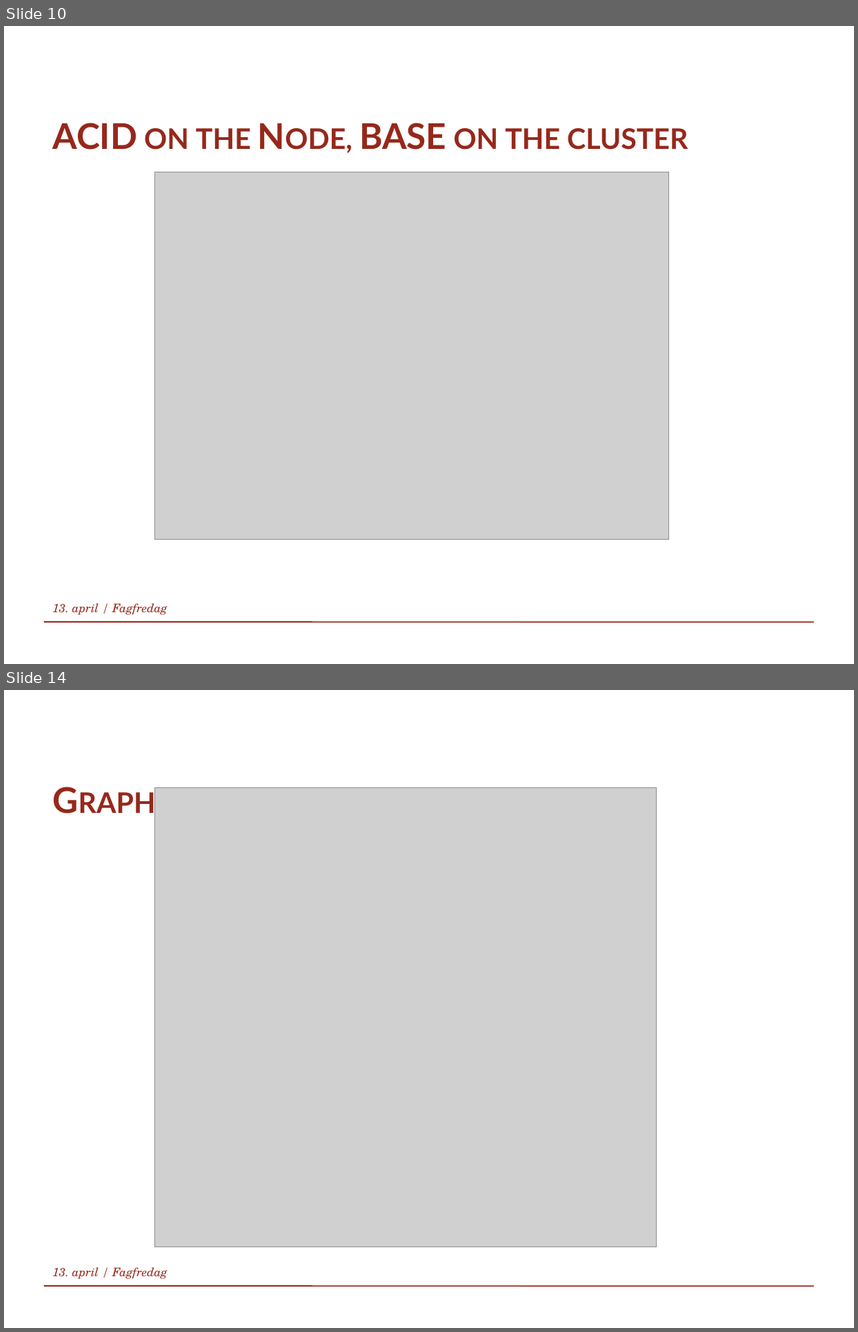
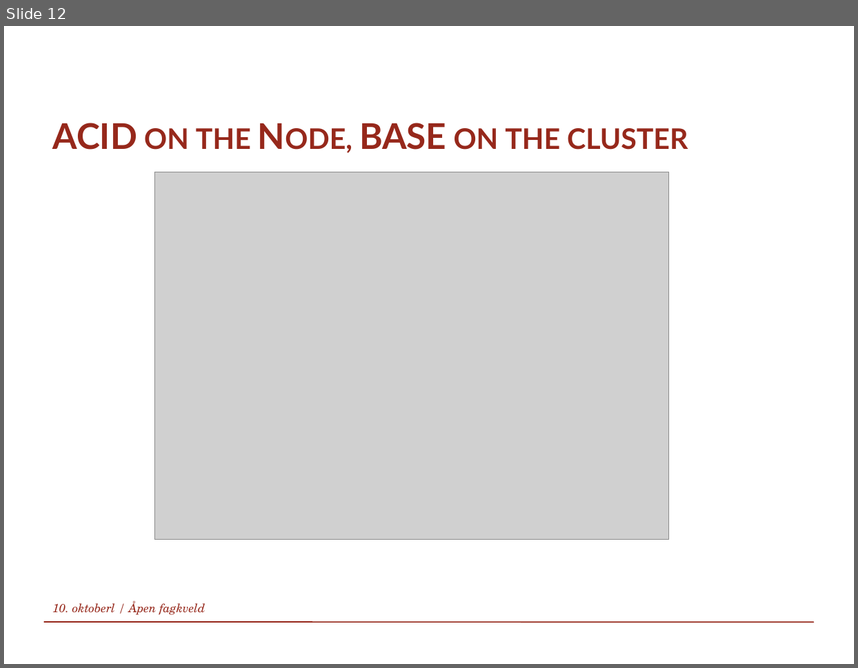
Before and after one commit to mariusin79/FagkveldOktober, a slide deck: Slides/Polyglot persistence.pptx. Shown one above the other, each under a label of ours: slides 10 and 14 before the commit, slide 12 after it; the slides between them are not shown. The pictures are 858x1332 and 858x668 pixels, drawn with LibreOffice and Linux fonts; fonts in the diff are those of the drawing; grey boxes stand for pictures; background and template pictures are left out. Boxes give left, top, right and bottom in pixels: in the first picture for what was removed or moved away, otherwise in the second. Text is boxed around its words. In the diff, an @@ line names an element or a change of style, - is before the commit and + after.

```diff
--- a/Slides/Polyglot persistence.pptx
+++ b/Slides/Polyglot persistence.pptx
@@ slide 14 removed at [4,690,854,1328], background #FFFFFF; not listed: 1 template element that a slide beside it also shows @@
@@ title removed at [44,773,813,825] @@
-Graph
@@ picture removed at [154,788,657,1246] @@
@@ text removed at [52,1267,168,1279] @@
-13. april / Fagfredag
@@ what was slide 10 is now slide 12 @@
@@ slide 12 changed as well @@
@@ text at [52,600,205,615]: text changed @@
-13. april / Fagfredag
+10. oktoberl / Åpen fagkveld
```
Also in this commit, not shown: 7 other slides changed, 16 slides added, 5 other slides removed.
